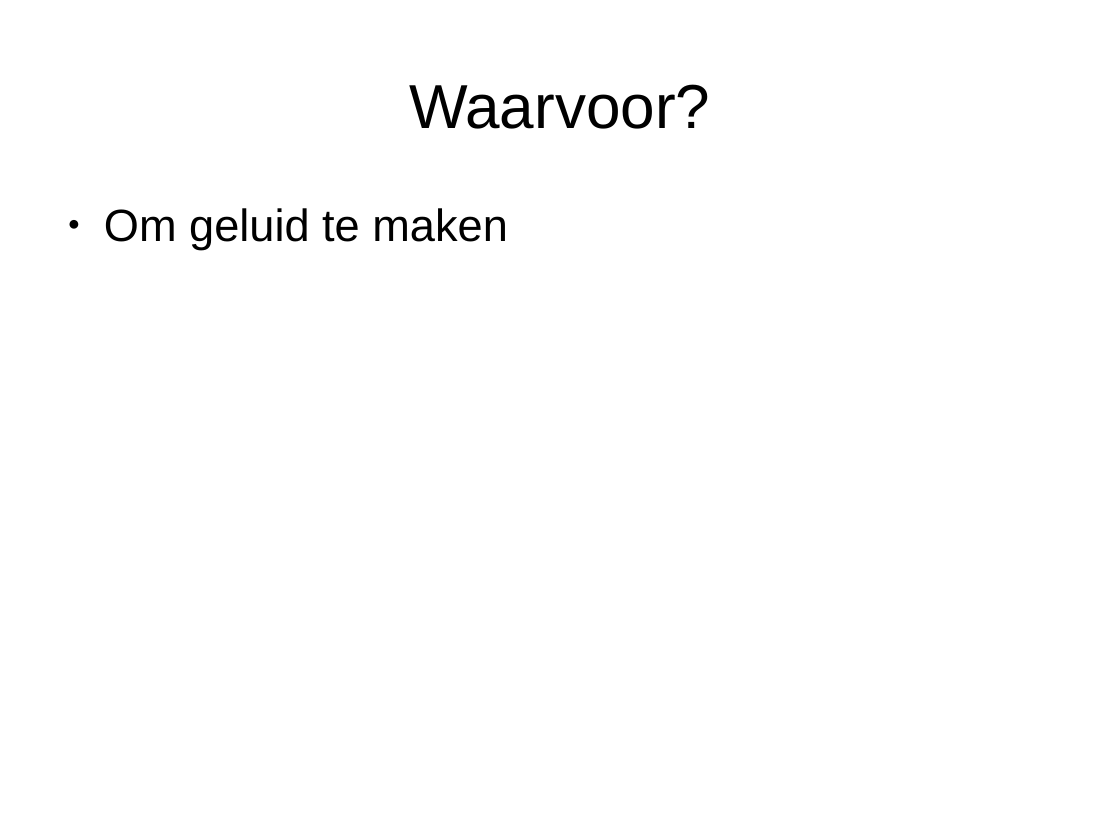
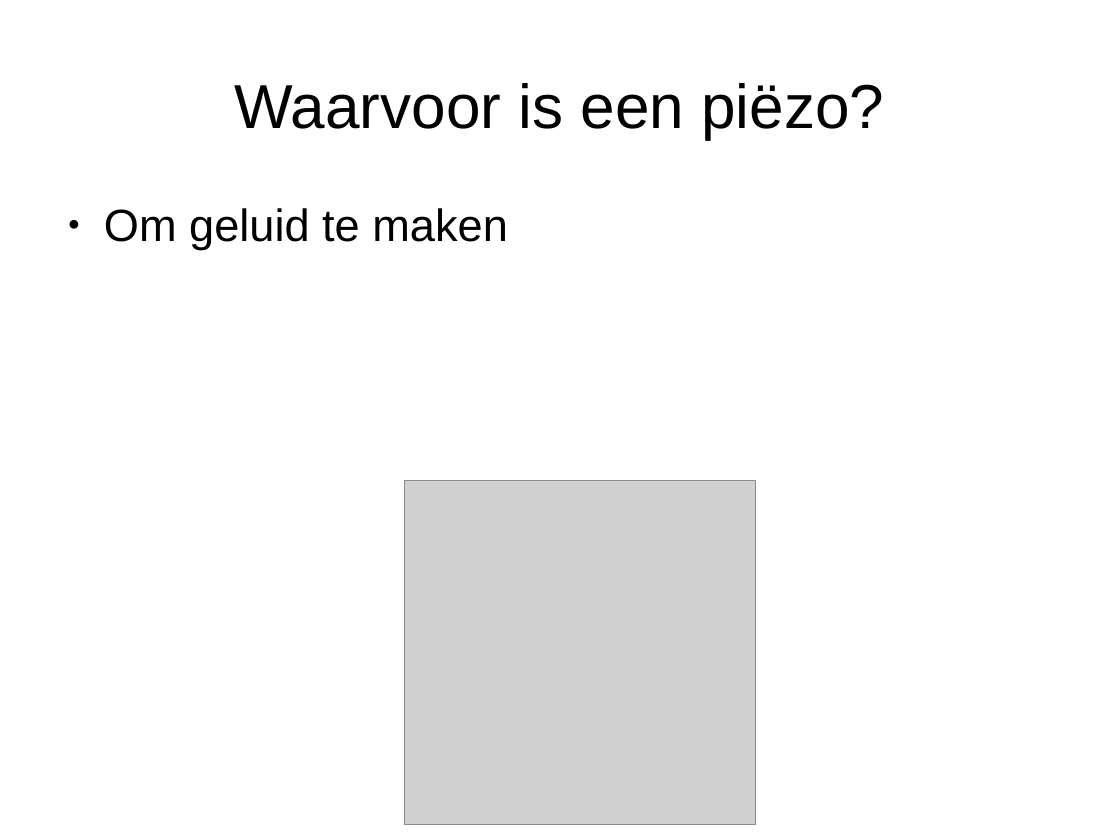
Before and after one commit to djog/arduino_cursus, a slide deck: slide 3 of Raw/Piezo.odp (slide 4 before the commit). Drawn at 1120x840 pixels with LibreOffice and Linux fonts; fonts in the diff are those of the drawing; grey boxes stand for pictures. Boxes give left, top, right and bottom in pixels: in the first picture for what was removed or moved away, otherwise in the second. Text is boxed around its words. In the diff, an @@ line names an element or a change of style, - is before the commit and + after.

```diff
--- a/Raw/Piezo.odp
+++ b/Raw/Piezo.odp
@@ title at box(235, 83, 884, 139): text changed @@
-Waarvoor?
+Waarvoor is een piëzo?
@@ picture added at box(405, 480, 756, 824) @@
```
Also in this commit, not shown: 3 other slides changed, 1 slide removed, 15 other files.
